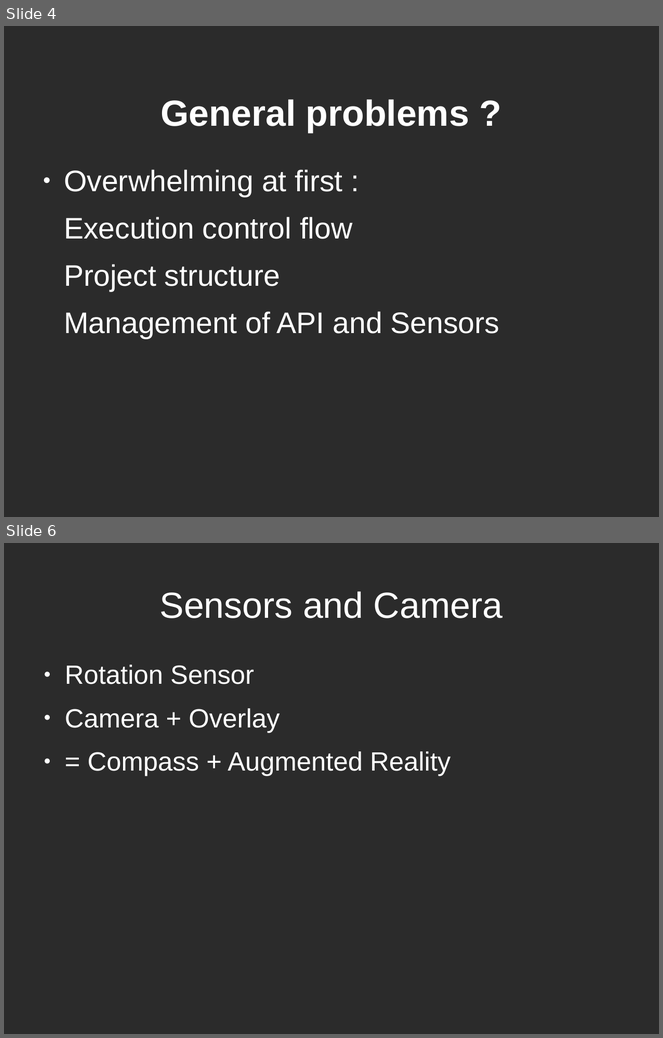
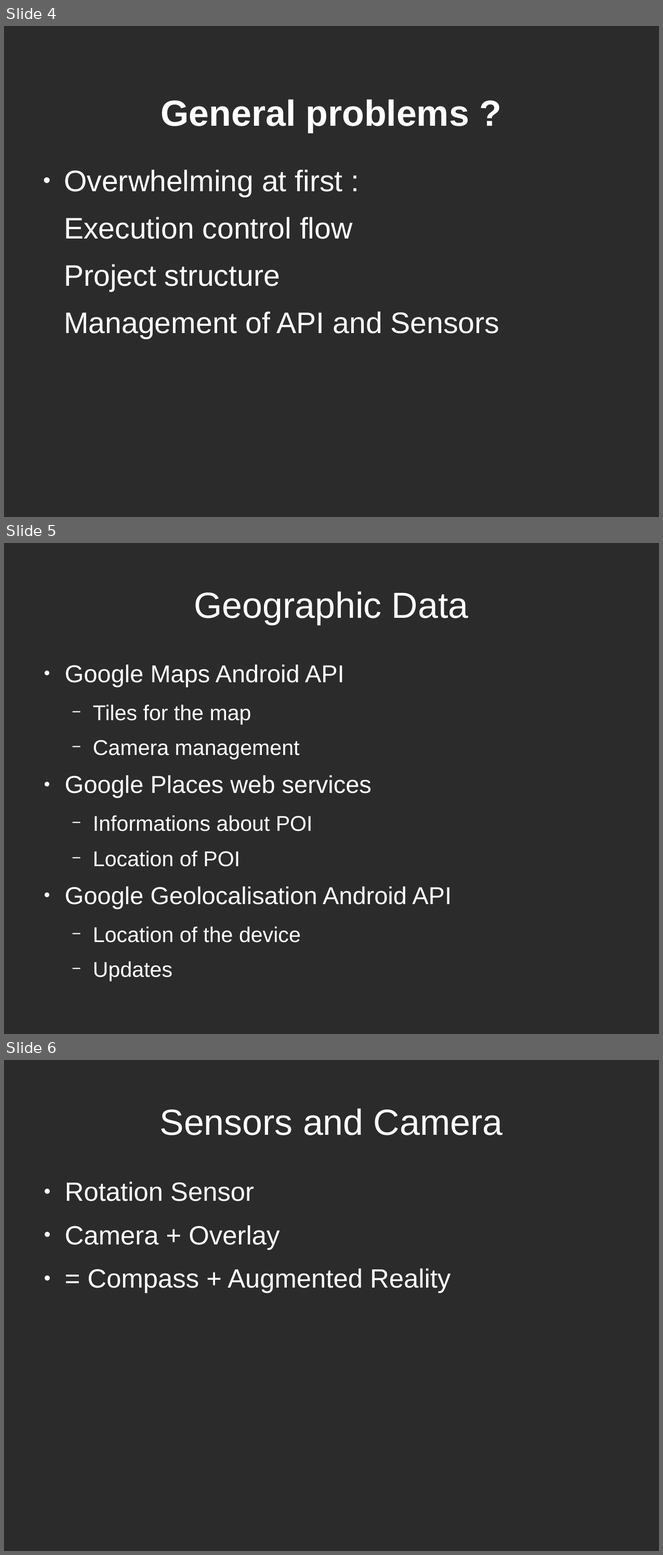
Before and after one commit to dducry/POI, a slide deck: presentationProjetSMS.odp. Shown one above the other, each under a label of ours: slides 4 and 6 before the commit, slides 4, 5 and 6 after it; the slides between them are not shown. The pictures are 663x1038 and 663x1555 pixels, drawn with LibreOffice and Linux fonts; fonts in the diff are those of the drawing; background and template pictures are left out; a plain dark background stands for a picture behind light text. Boxes give left, top, right and bottom in pixels: in the first picture for what was removed or moved away, otherwise in the second. Text is boxed around its words. In the diff, an @@ line names an element or a change of style, - is before the commit and + after.

```diff
--- a/presentationProjetSMS.odp
+++ b/presentationProjetSMS.odp
@@ slide 5 added at bbox=[4, 543, 659, 1034], background picture (left out) @@
@@ title added at bbox=[194, 591, 468, 625], 44 pt, text #FFFFFF @@
+Geographic Data
@@ text added at bbox=[65, 665, 452, 943], 25.9 pt, text #FFFFFF @@
+● Google Maps Android API
+  − Tiles for the map
+  − Camera management
+● Google Places web services
+  − Informations about POI
+  − Location of POI
+● Google Geolocalisation Android API
+  − Location of the device
+  − Updates
```
Also in this commit, not shown: 2 slides changed, 1 other slide added, 1 slide removed.
